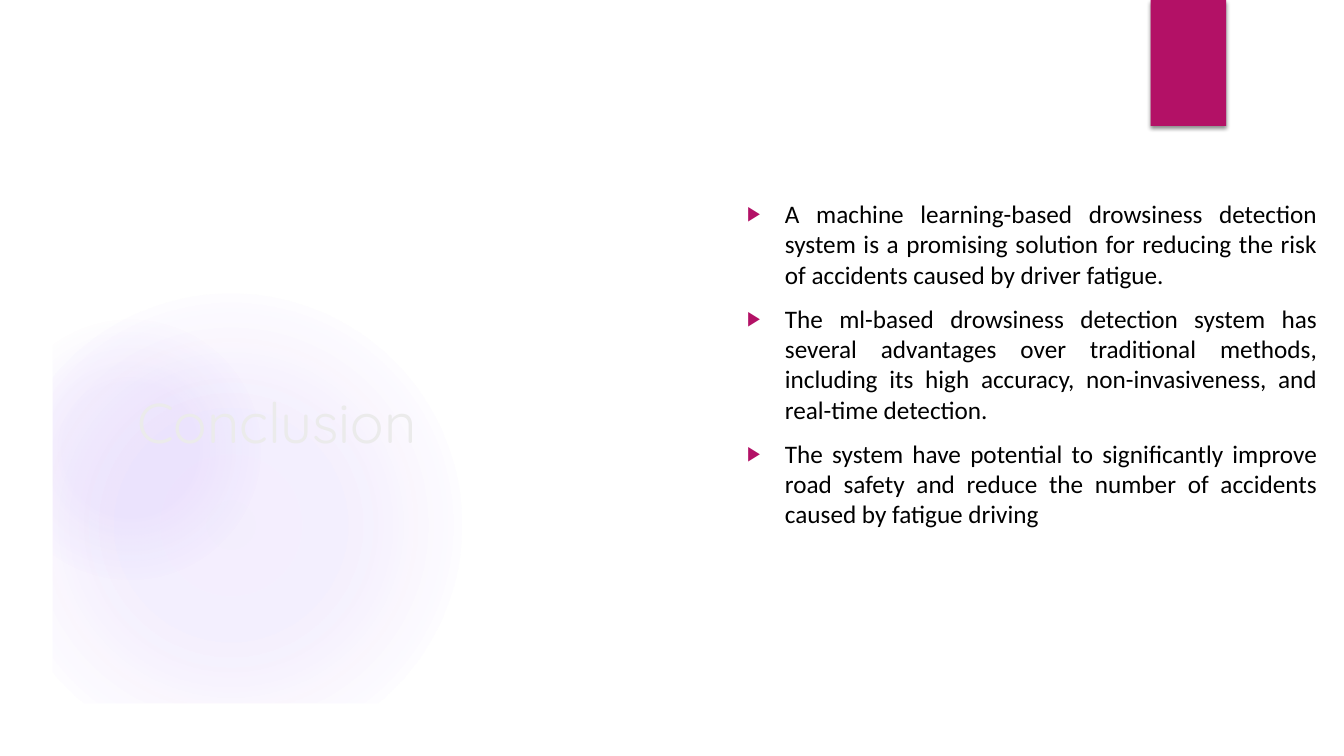
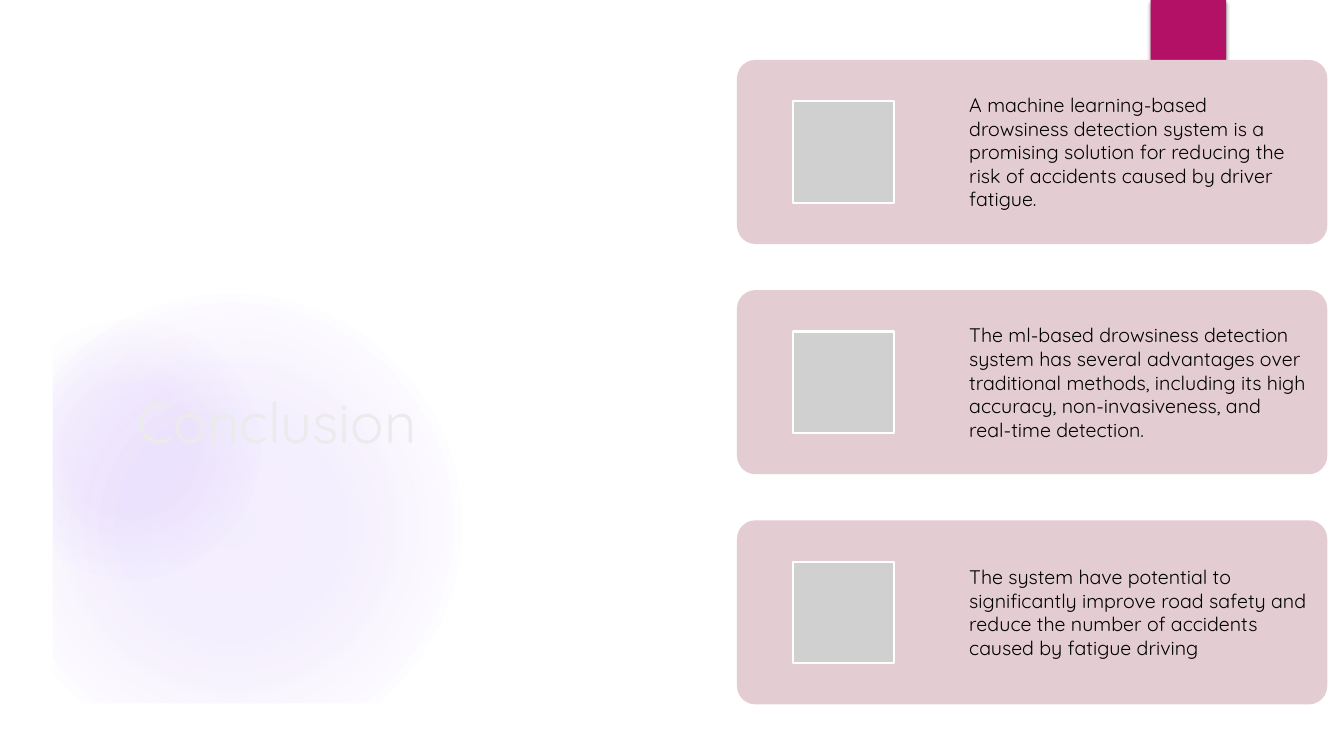
Before and after one commit to RisshhavRana/Capstone-Project---Group-3, a slide deck: slide 15 of Drowsiness Detection for Truck Drivers.pptx. Drawn at 1344x756 pixels with LibreOffice and Linux fonts; fonts in the diff are those of the drawing; grey boxes stand for pictures; background and template pictures are left out. Boxes give left, top, right and bottom in pixels: in the first picture for what was removed or moved away, otherwise in the second. Text is boxed around its words. In the diff, an @@ line names an element or a change of style, - is before the commit and + after.

```diff
--- a/Drowsiness Detection for Truck Drivers.pptx
+++ b/Drowsiness Detection for Truck Drivers.pptx
@@ text removed at box(785, 205, 1317, 528) @@
-▶ A machine learning-based drowsiness detection system is a promising solution for reducing the risk of accidents caused by driver fatigue.
-▶ The ml-based drowsiness detection system has several advantages over traditional methods, including its high accuracy, non-invasiveness, and real-time detection.
-▶ The system have potential to significantly improve road safety and reduce the number of accidents caused by fatigue driving
@@ group added at box(737, 59, 1328, 705): 3 rounded rectangles, 3 pictures, 3 texts @@
+A machine learning-based drowsiness detection system is a promising solution for reducing the risk of accidents caused by driver fatigue.
+The ml-based drowsiness detection system has several advantages over traditional methods, including its high accuracy, non-invasiveness, and real-time detection.
+The system have potential to significantly improve road safety and reduce the number of accidents caused by fatigue driving
```
Also in this commit, not shown: 8 other slides changed.
